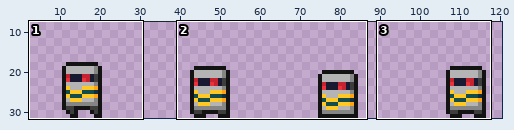
Two states of a sprite sheet, img/characters/enemies/mummy.png. The first picture is a wide view before the edit; the outline marks the close-up.
Close-up. Before the edit:
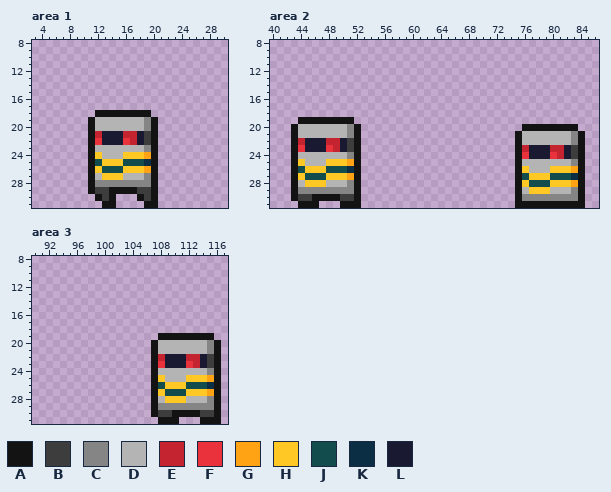
The file is 512x128 pixels, drawn in blocks of 4x4; one block is one cell here. Shown: area 1: x 3..30, y 8..31; area 2: x 40..86, y 8..31; area 3: x 90..117, y 8..31. The wide view leaves out empty margins.
Palette (. is transparent): A #131313  B #3d3d3d  C #858585  D #b4b4b4  E #c42430  F #ea323c  G #ffa214  H #ffc825  J #134c4c  K #0c2e44  L #1a1932
Now the later version:
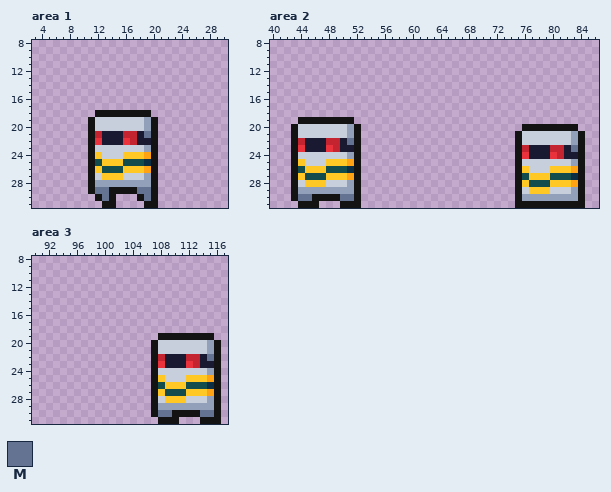
Colours new in this view: M #657392
Changes in this commit:
Colour C changes from #858585 to #92a1b9.
Colour D changes from #b4b4b4 to #c7cfdd.
Area 1:
The author changed colour B to colour L in row 22 at x 19.
The author changed colour B to colour M in row 21 at x 19; in row 29 at x 12 to 13 and 18 to 19; in row 30 at x 13 and 19.
Area 2:
The author changed colour B to colour L in row 23 at x 51; in row 24 at x 83.
The author changed colour B to colour M in row 22 at x 51; in row 23 at x 83; in row 30 at x 44 to 45 and 50 to 51.
Area 3:
The author changed colour B to colour L in row 23 at x 115.
The author changed colour B to colour M in row 22 at x 115; in row 30 at x 108 to 109 and 114 to 115.
